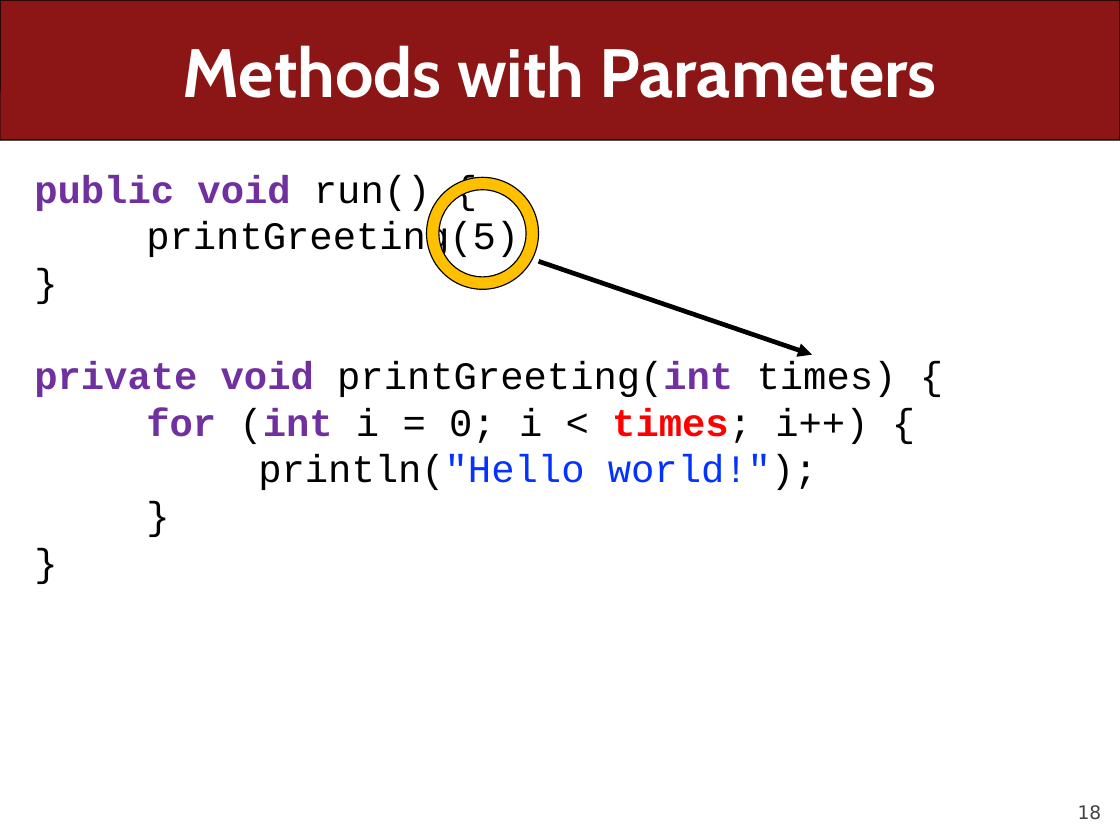
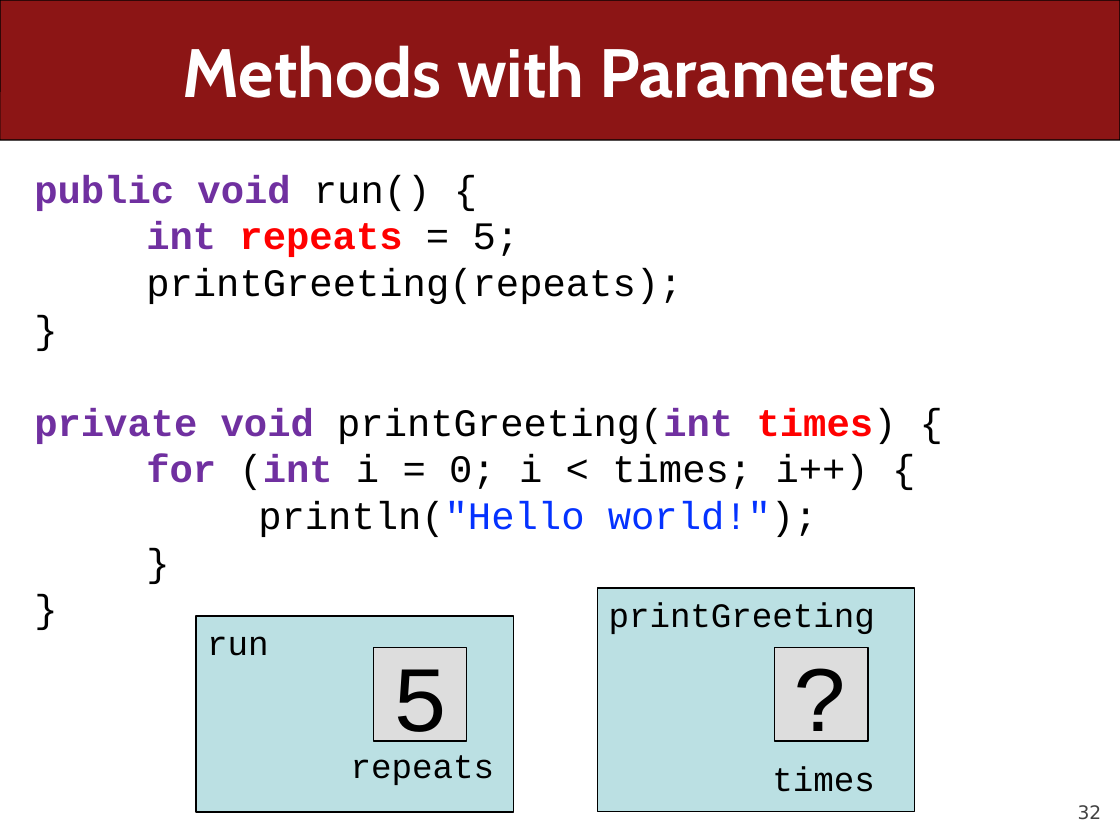
Before and after one commit to ckincaid17/cs106a-summer-2018, a slide deck: slide 32 of WWW/lectures/Lecture7/Lecture7.pptx (slide 18 before the commit). Drawn at 1120x840 pixels with LibreOffice and Linux fonts; fonts in the diff are those of the drawing. Boxes give left, top, right and bottom in pixels: in the first picture for what was removed or moved away, otherwise in the second. Text is boxed around its words. In the diff, an @@ line names an element or a change of style, - is before the commit and + after.

```diff
--- a/WWW/lectures/Lecture7/Lecture7.pptx
+++ b/WWW/lectures/Lecture7/Lecture7.pptx
@@ donut removed at [427,177,539,289] @@
@@ text at [146,221,682,304]: text changed @@
-printGreeting(5);
+int repeats = 5;
+printGreeting(repeats);
@@ arrow removed from (539, 261) to (812, 355) @@
@@ text at [34,408,897,490]: text colour #000000 to #FF0000, bold on in "times)"; text colour #FF0000 to #000000, bold off in "times;" @@
@@ rectangle added at [597,588,914,812], fill #BBE0E3, outline #000000 0.75 pt, 22 pt, text #000000 @@
+printGreeting
+times
@@ rectangle added at [196,616,513,812], fill #BBE0E3, outline #000000 0.75 pt, 22 pt, text #000000 @@
+run
+repeats
@@ rectangle added at [373,647,466,740], fill #DDDDDD, outline #000000 0.75 pt, 60 pt, text #000000 @@
+5
@@ rectangle added at [775,647,868,740], fill #DDDDDD, outline #000000 0.75 pt, 60 pt, text #000000 @@
+?
@@ page number at [1078,805,1102,820]: text changed @@
-18
+32
```
Also in this commit, not shown: 10 other slides changed, 108 slides added, 1 slide removed, 1 other file.
